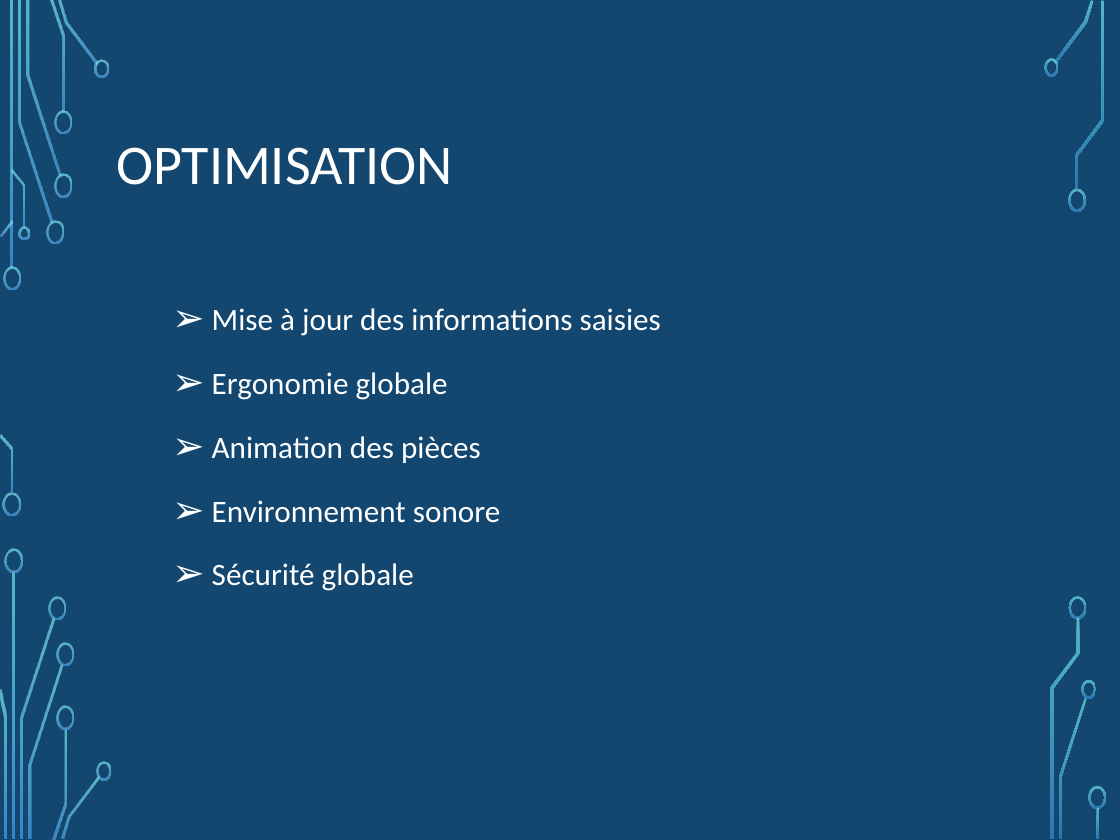
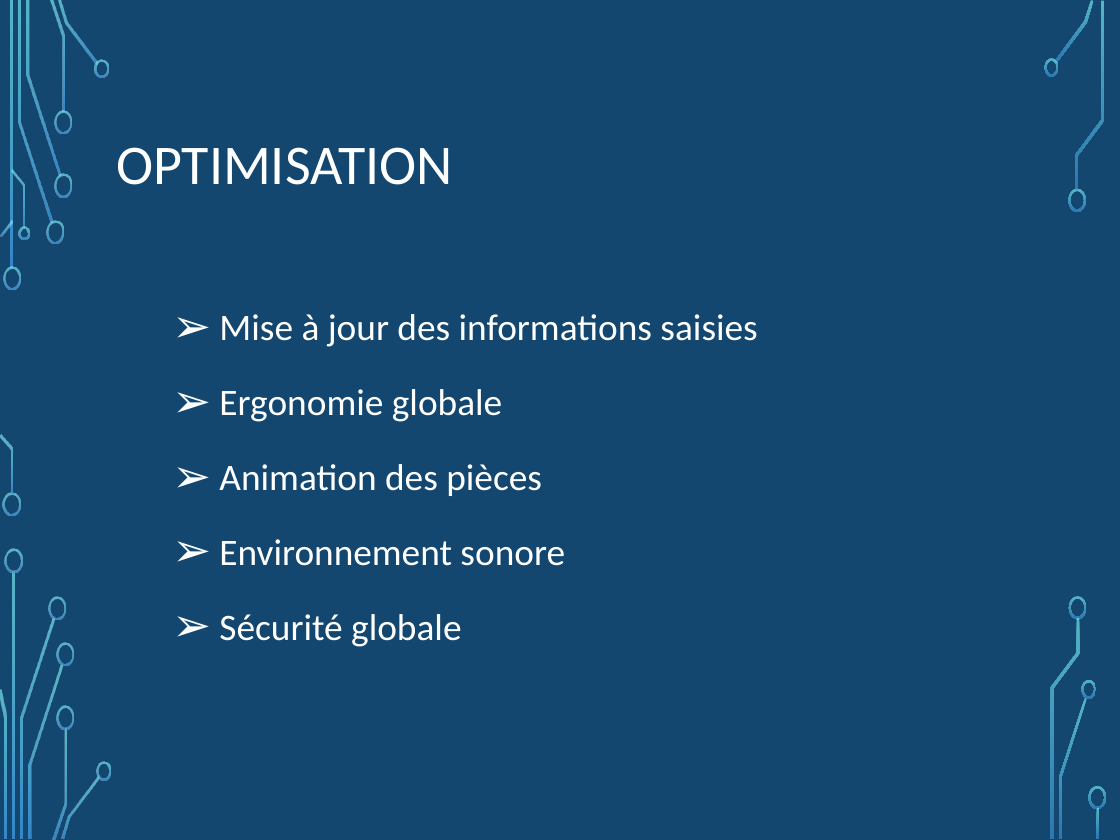
Before and after one commit to NicoPerret/projet-echec, a slide deck: slide 8 of Diapo présentation projet.pptx. Drawn at 1120x840 pixels with LibreOffice and Linux fonts; fonts in the diff are those of the drawing; background and template pictures are left out. Boxes give left, top, right and bottom in pixels: in the first picture for what was removed or moved away, otherwise in the second. Text is boxed around its words. In the diff, an @@ line names an element or a change of style, - is before the commit and + after.

```diff
--- a/Diapo présentation projet.pptx
+++ b/Diapo présentation projet.pptx
@@ text "Mise à jour des informations ..." at bbox=[219, 314, 757, 647]: size 20 to 24 pt @@
```
Also in this commit, not shown: 9 other slides changed.
